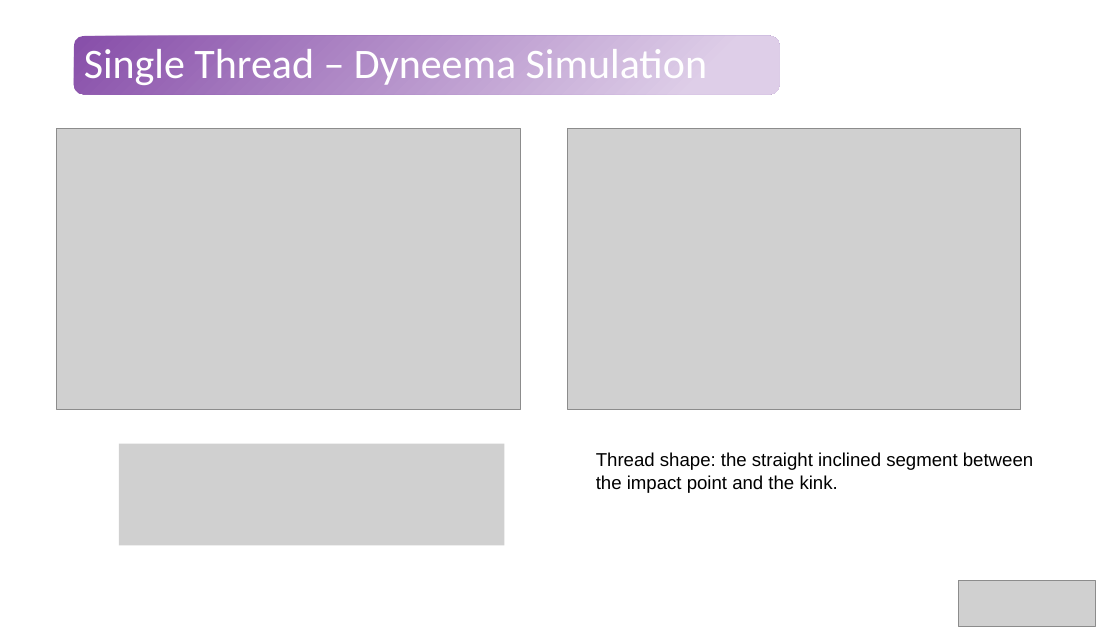
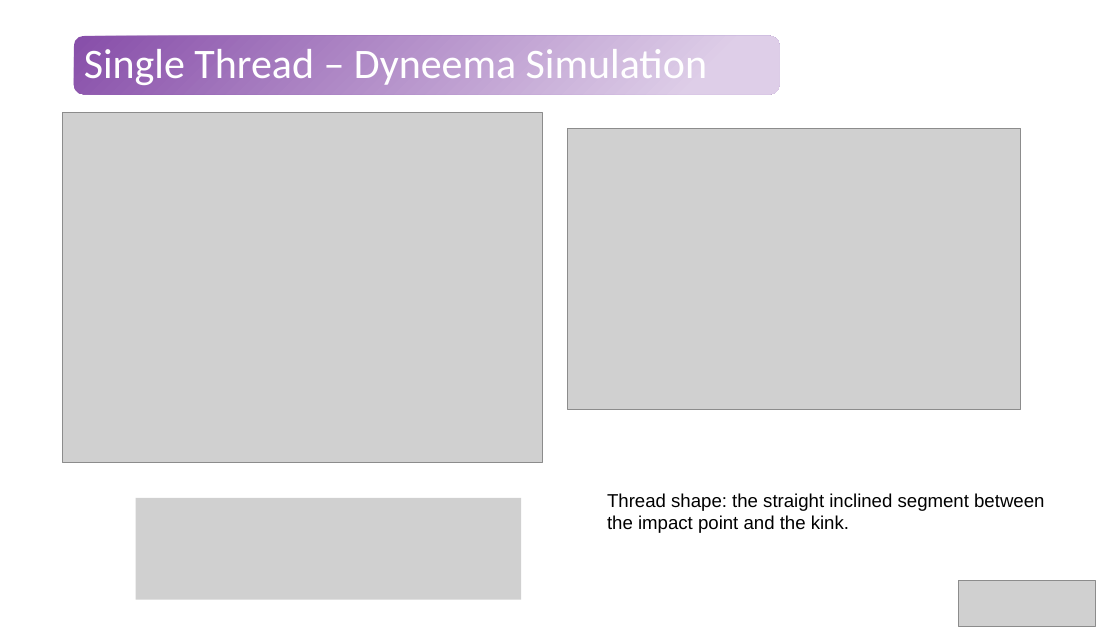
Before and after one commit to Tavi681/PoliPhysics, a slide deck: slide 14 of Tema 2/paper/Tema2.pptx. Drawn at 1120x630 pixels with LibreOffice and Linux fonts; fonts in the diff are those of the drawing; grey boxes stand for pictures. Boxes give left, top, right and bottom in pixels: in the first picture for what was removed or moved away, otherwise in the second. Text is boxed around its words. In the diff, an @@ line names an element or a change of style, - is before the commit and + after.

```diff
--- a/Tema 2/paper/Tema2.pptx
+++ b/Tema 2/paper/Tema2.pptx
@@ picture: place and size @@
-picture at [57, 129, 521, 410]
+picture at [62, 113, 542, 462]
@@ picture: place and size @@
-picture at [119, 444, 505, 545]
+picture at [135, 498, 521, 600]
@@ text "Thread shape: the straight inclined ...": place and size @@
-text "Thread shape: the straight inclined ..." at [596, 452, 1033, 493]
+text "Thread shape: the straight inclined ..." at [607, 493, 1044, 533]
```
Also in this commit, not shown: 3 other slides changed, 6 slides added, 1 slide removed.
